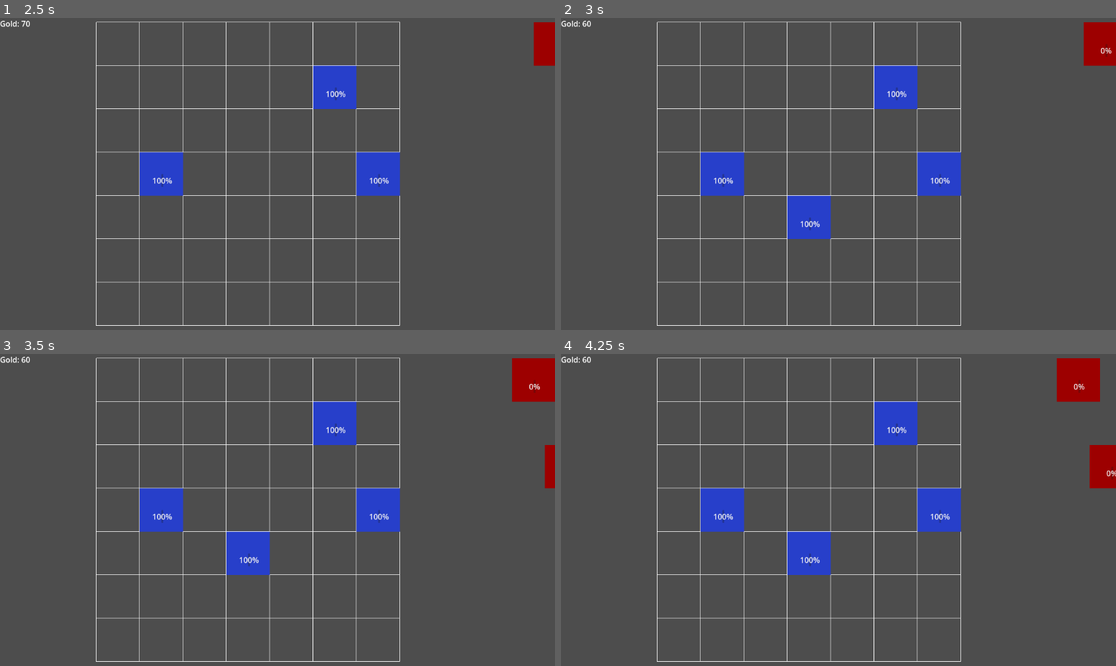
Above: before the commit, frames 1-4 (two rows, left to right).
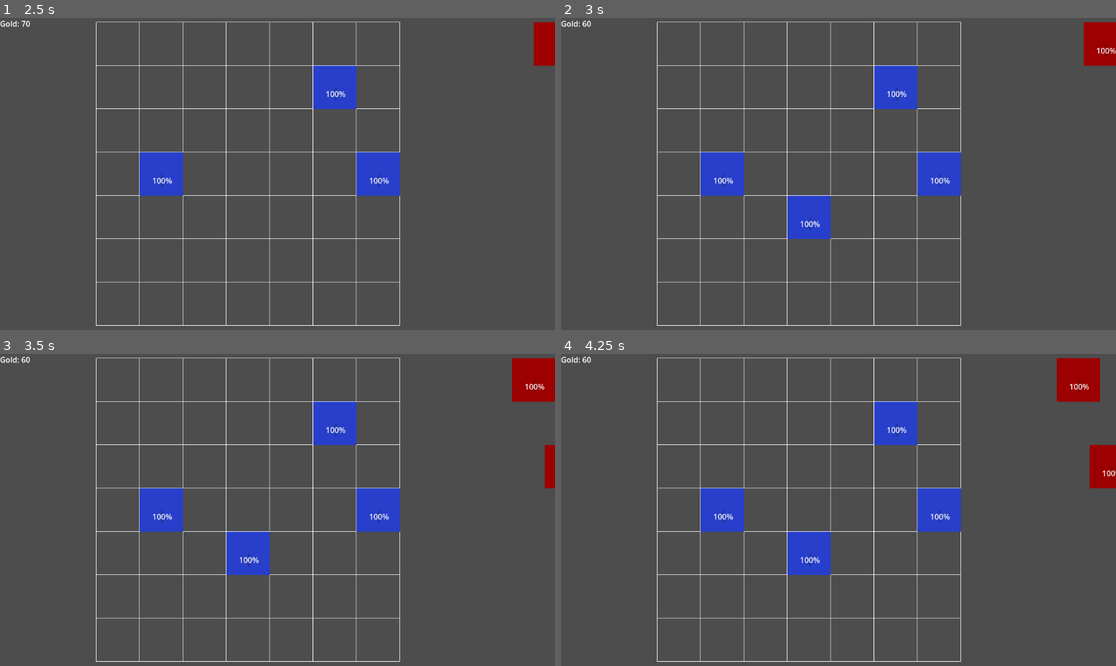
Above: after the commit, the same moments.

Repository: Traveler582/medieval-pvz
Game: Godot game, scene res://scenes/levels/level.tscn
The game is run twice, just before and just after one commit, with the same random seed, the same clock (stepped at 60 frames per second) and the same inputs.
Inputs (mouse positions are in pixels of both pictures, inside the frame that each line leads up to):
- Up to frame 1 (2.5 s): tap Enter at 0.5 s; move the mouse to (399, 158) at 0.52 s; click (399, 158) at 0.67 s; tap Space at 1.25 s; move the mouse to (166, 189) at 1.27 s; click (166, 189) at 1.42 s; move the mouse to (333, 105) at 2.02 s; click (333, 105) at 2.17 s
- Up to frame 2 (3 s): tap Enter at 2.75 s; move the mouse to (810, 236) at 2.77 s; click (810, 236) at 2.92 s
- Up to frame 3 (3.5 s): no input
- Up to frame 4 (4.25 s): move the mouse to (1005, 556) at 3.52 s; click (1005, 556) at 3.67 s

Frame 1 is identical in both runs. In frame 2, less than 0.1% of the frame differs, in the area x 96-100%, y 9-12%; in frame 3, less than 0.1%; in frame 4, less than 0.1%, in the area x 91-100%, y 9-40%.

Commit message:
Refactored grid occupancy into separate unit_cells and enemy_cells dictionaries

Diff:
--- a/medieval-pvz/scenes/levels/level.gd
+++ b/medieval-pvz/scenes/levels/level.gd
@@ -24,7 +24,7 @@
 
 func _on_cell_selected(cell: Vector2i) -> void:
 	#<LK>: There's already a unit in that cell!
-	if grid.is_cell_occupied(cell):
+	if grid.is_cell_occupied_by_unit(cell):
 		return
 	if GoldManager.spend_gold(selected_unit_data.cost):
 		place_unit(cell)
@@ -36,4 +36,4 @@
 	unit.grid_cell = cell
 	unit.grid_ref = grid
 	add_child(unit)
-	grid.occupy_cell(cell, unit)
+	grid.occupy_unit_cell(cell, unit)
--- a/medieval-pvz/scripts/enemies/enemy_base.gd
+++ b/medieval-pvz/scripts/enemies/enemy_base.gd
@@ -3,7 +3,7 @@
 
 @export var data: EnemyData
 @onready var area: Area2D = $Area2D
-
+@onready var health_bar: ProgressBar = $ProgressBar
 var current_health: int
 var lane: int = 0
 var grid_ref: Node
@@ -16,9 +16,10 @@
 func _ready():
 	if data:
 		current_health = data.health
+		health_bar.max_value = data.health
+		health_bar.value = current_health
 	area.area_entered.connect(_on_area_entered)
 	area.area_exited.connect(_on_area_exited)
-
 func _process(delta):
 	if is_fighting:
 		overlapping_units = overlapping_units.filter(func(u): return is_instance_valid(u))
@@ -43,10 +44,10 @@
 	var new_cell = grid_ref.world_to_grid(position)
 	if new_cell != current_cell:
 		if grid_ref.is_valid_cell(current_cell):
-			grid_ref.occupied_cells.erase(current_cell)
+			grid_ref.free_enemy_cell(current_cell)
 		current_cell = new_cell
 		if grid_ref.is_valid_cell(new_cell):
-			grid_ref.occupy_cell(new_cell, self)
+			grid_ref.occupy_enemy_cell(new_cell, self)
 
 var overlapping_units: Array = []
 func _on_area_entered(other_area: Area2D) -> void:
@@ -61,12 +62,14 @@
 		overlapping_units.erase(parent)
 	if overlapping_units.is_empty():
 		is_fighting = false
+
 func take_damage(amount: int) -> void:
 	current_health -= amount
+	health_bar.value = current_health
 	if current_health <= 0:
 		die()
 
 func die() -> void:
 	if grid_ref and grid_ref.is_valid_cell(current_cell):
-		grid_ref.occupied_cells.erase(current_cell)
+		grid_ref.free_enemy_cell(current_cell)
 	queue_free()
--- a/medieval-pvz/scripts/grid.gd
+++ b/medieval-pvz/scripts/grid.gd
@@ -7,8 +7,10 @@
 var grid_origin = Vector2(200,9)
 var hovered_cell = Vector2i(-1,-1)
 var selected_cell = Vector2i(-1, -1)
-var occupied_cells: Dictionary = {}
 signal cell_selected(cell: Vector2i)
+
+var unit_cells: Dictionary = {}
+var enemy_cells: Dictionary = {}
 
 func _draw():
 	for row in ROWS:
@@ -22,6 +24,7 @@
 				draw_rect(rect, Color(1, 1, 0, 0.3), true)
 			if Vector2i(col, row) == selected_cell:
 				draw_rect(rect, Color(0, 1, 0, 0.3), true)
+
 func _process(_delta):
 	var mouse_pos = get_local_mouse_position()
 	var cell = world_to_grid(mouse_pos)
@@ -44,12 +47,6 @@
 func is_valid_cell(cell: Vector2i) -> bool:
 	return cell.x >= 0 and cell.x < COLS and cell.y >= 0 and cell.y < ROWS
 
-func is_cell_occupied(cell: Vector2i) -> bool:
-	return occupied_cells.has(cell)
-
-func occupy_cell(cell: Vector2i, unit: Node) -> void:
-	occupied_cells[cell] = unit
-
 func _input(event):
 	if event is InputEventMouseButton:
 		if event.button_index == MOUSE_BUTTON_LEFT and event.pressed:
@@ -59,9 +56,27 @@
 				queue_redraw()
 				emit_signal("cell_selected", cell)
 
+func is_cell_occupied_by_unit(cell: Vector2i) -> bool:
+	return unit_cells.has(cell)
+
+func occupy_unit_cell(cell: Vector2i, unit: Node) -> void:
+	unit_cells[cell] = unit
+
+func free_unit_cell(cell: Vector2i) -> void:
+	unit_cells.erase(cell)
+
+func get_unit_in_cell(cell: Vector2i) -> Node:
+	if unit_cells.has(cell):
+		return unit_cells[cell]
+	return null
+
+func occupy_enemy_cell(cell: Vector2i, enemy: Node) -> void:
+	enemy_cells[cell] = enemy
+
+func free_enemy_cell(cell: Vector2i) -> void:
+	enemy_cells.erase(cell)
+
 func get_enemy_in_cell(cell: Vector2i) -> Node:
-	if occupied_cells.has(cell):
-		var occupant = occupied_cells[cell]
-		if occupant is EnemyBase:
-			return occupant
+	if enemy_cells.has(cell):
+		return enemy_cells[cell]
 	return null
--- a/medieval-pvz/scripts/units/unit.gd
+++ b/medieval-pvz/scripts/units/unit.gd
@@ -38,5 +38,5 @@
 
 func die() -> void:
 	if grid_ref and grid_ref.is_valid_cell(grid_cell):
-		grid_ref.occupied_cells.erase(grid_cell)
+		grid_ref.free_unit_cell(grid_cell)
 	queue_free()
